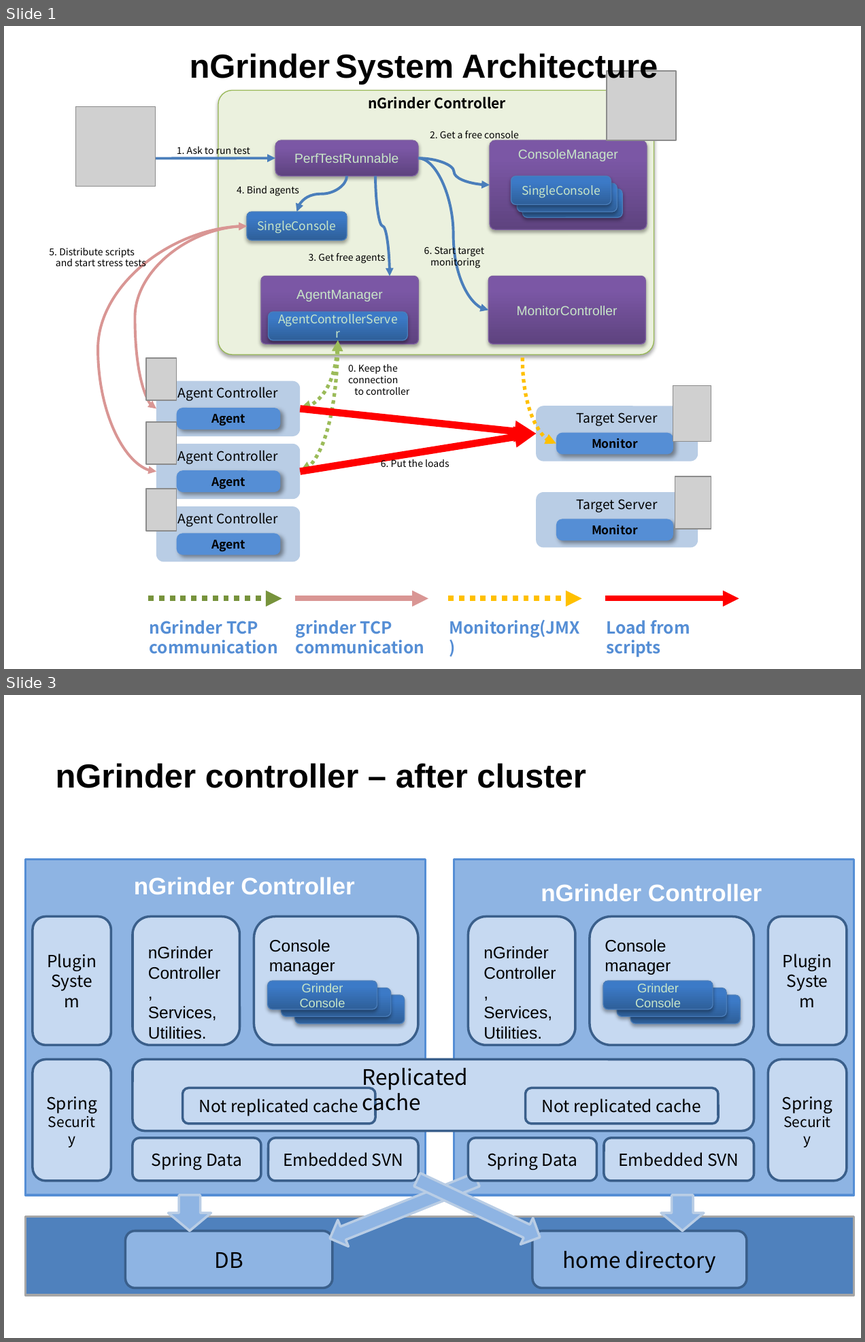
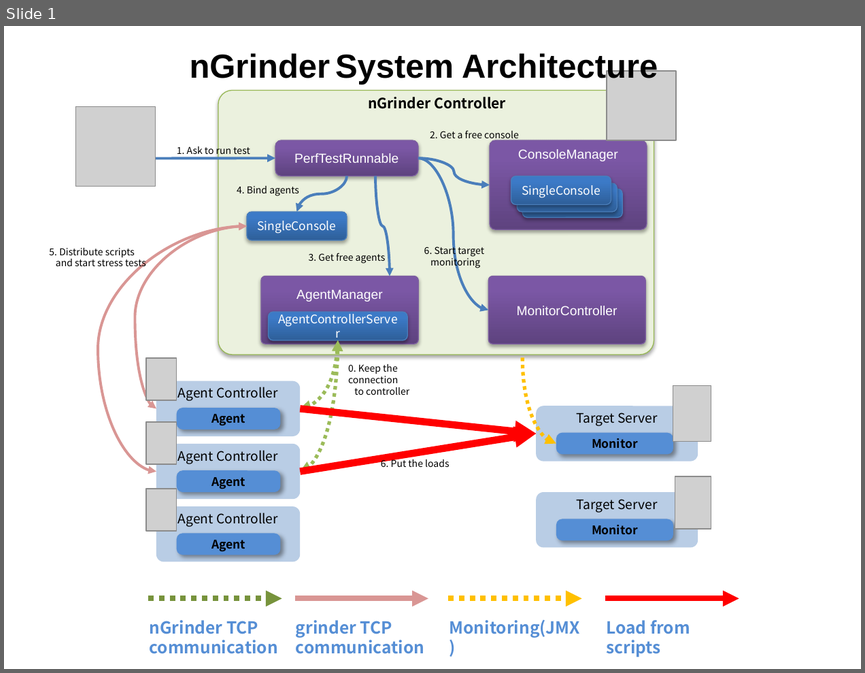
Before and after one commit to naver/ngrinder, a slide deck: docs/ngrinder_system_architecture.pptx. Shown one above the other, each under a label of ours: slides 1 and 3 before the commit, slide 1 after it; the slides between them are not shown. The pictures are 865x1342 and 865x673 pixels, drawn with LibreOffice and Linux fonts; fonts in the diff are those of the drawing; grey boxes stand for pictures. Boxes give left, top, right and bottom in pixels: in the first picture for what was removed or moved away, otherwise in the second. Text is boxed around its words. In the diff, an @@ line names an element or a change of style, - is before the commit and + after.

```diff
--- a/docs/ngrinder_system_architecture.pptx
+++ b/docs/ngrinder_system_architecture.pptx
@@ slide 3 removed at (x1=4, y1=695, x2=861, y2=1338), background #C8E6C8 @@
@@ title removed at (x1=56, y1=763, x2=586, y2=788) @@
-nGrinder controller – after cluster
@@ rectangle removed at (x1=26, y1=860, x2=426, y2=1195) @@
@@ text removed at (x1=134, y1=877, x2=354, y2=894) @@
-nGrinder Controller
@@ rectangle removed at (x1=454, y1=860, x2=854, y2=1195) @@
@@ text removed at (x1=541, y1=883, x2=762, y2=901) @@
-nGrinder Controller
@@ rounded rectangle removed at (x1=33, y1=916, x2=111, y2=1045) @@
-Plugin
-System
@@ rounded rectangle removed at (x1=133, y1=916, x2=239, y2=1045) @@
@@ rounded rectangle removed at (x1=468, y1=916, x2=575, y2=1045) @@
@@ rounded rectangle removed at (x1=768, y1=916, x2=847, y2=1045) @@
-Plugin
-System
@@ group removed at (x1=254, y1=916, x2=419, y2=1045): 4 rounded rectangles, 1 text @@
-Grinder Console
-Console manager
@@ group removed at (x1=589, y1=916, x2=753, y2=1045): 4 rounded rectangles, 1 text @@
-Grinder Console
-Console manager
@@ text removed at (x1=148, y1=946, x2=220, y2=1039) @@
-nGrinder
-Controller,
-Services,
-Utilities.
@@ text removed at (x1=483, y1=946, x2=555, y2=1039) @@
-nGrinder
-Controller,
-Services,
-Utilities.
@@ rounded rectangle removed at (x1=33, y1=1059, x2=111, y2=1181) @@
-Spring Security
@@ rounded rectangle removed at (x1=133, y1=1059, x2=753, y2=1130) @@
@@ rounded rectangle removed at (x1=768, y1=1059, x2=847, y2=1181) @@
-Spring Security
@@ text removed at (x1=362, y1=1068, x2=468, y2=1116) @@
-Replicated cache
@@ rounded rectangle removed at (x1=182, y1=1087, x2=375, y2=1123) @@
-Not replicated cache
@@ rounded rectangle removed at (x1=525, y1=1087, x2=718, y2=1123) @@
-Not replicated cache
@@ rounded rectangle removed at (x1=133, y1=1138, x2=261, y2=1181) @@
-Spring Data
@@ rounded rectangle removed at (x1=268, y1=1138, x2=418, y2=1181) @@
-Embedded SVN
@@ rounded rectangle removed at (x1=468, y1=1138, x2=597, y2=1181) @@
-Spring Data
@@ rounded rectangle removed at (x1=604, y1=1138, x2=753, y2=1181) @@
-Embedded SVN
@@ down arrow removed at (x1=324, y1=1166, x2=481, y2=1251) @@
@@ down arrow removed at (x1=411, y1=1166, x2=546, y2=1250) @@
@@ down arrow removed at (x1=169, y1=1195, x2=211, y2=1231) @@
@@ down arrow removed at (x1=661, y1=1195, x2=704, y2=1231) @@
@@ rectangle removed at (x1=26, y1=1216, x2=854, y2=1295) @@
@@ rounded rectangle removed at (x1=126, y1=1231, x2=333, y2=1288) @@
-DB
@@ rounded rectangle removed at (x1=532, y1=1231, x2=747, y2=1288) @@
-home directory
@@ slide 1 changed as well @@
@@ background #C8E6C8 to #FFFFFF @@
@@ text colour #C8E6C8 to #FFFFFF in 9 elements at (x1=275, y1=140, x2=419, y2=176), (x1=490, y1=140, x2=647, y2=229), (x1=522, y1=189, x2=623, y2=217), (x1=517, y1=183, x2=617, y2=211), (x1=511, y1=176, x2=611, y2=204), (x1=247, y1=212, x2=347, y2=240), (x1=261, y1=276, x2=419, y2=344), (x1=268, y1=312, x2=407, y2=339), (x1=488, y1=276, x2=645, y2=344) @@
```
Also in this commit, not shown: 1 other slide changed, 1 slide added.
